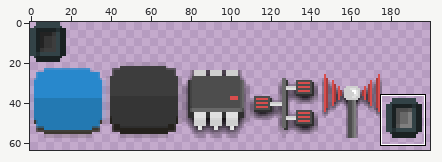
Sprite sheet, stored at android/assets/atlas/uiAtlas.png. The picture above shows the old version from afar; the outline marks the close-up.
Close-up. The starting point:
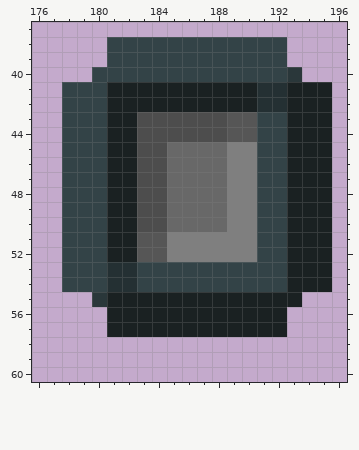
The file is 256x64 pixels. Pixels under 10% opacity are left out. Colours within 5 levels of each other are drawn and written as one. Shown: x 176..196, y 37..60. The wide view leaves out empty margins. The commit also changed other parts of the picture, which this record leaves out.
After:
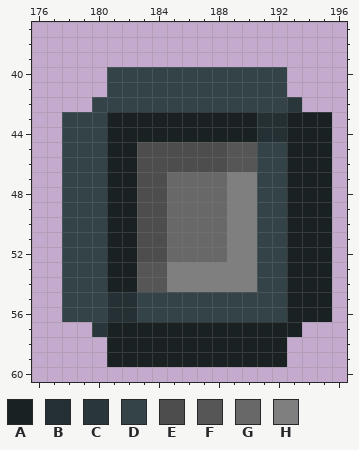
Palette (. is transparent): A #1a2122  B #243033  C #2a373a  D #334347  E #4d4d4d  F #565656  G #686868  H #7f7f7f
From old to new:
y 38..39: x 181..192 DDDDDDDDDDDD -> ............
y 40: x 180 D -> .; x 193 C -> .
y 41: x 178..195 DDDAAAAAAAAAABBAAA -> ...DDDDDDDDDDDD...
y 42: x 178..179 DD -> ..; x 181..195 AAAAAAAAAABBAAA -> DDDDDDDDDDDDC..
y 43..44: x 183..192 EEEEEEFFDD -> AAAAAAAABB
y 45..46: x 185..190 GGGGHH -> EEEEFF
y 51..52: x 183..188 FFHHHH -> EEGGGG
y 53..54: x 181..190 BBDDDDDDDD -> AAFFHHHHHH
y 55: x 178..192 ..CAAAAAAAAAAAA -> DDDBBDDDDDDDDDD; x 194..195 .. -> AA
y 56: x 178..195 ...AAAAAAAAAAAA... -> DDDBBDDDDDDDDDDAAA
y 57: x 180 . -> C; x 193 . -> A
y 58..59: x 181..192 ............ -> AAAAAAAAAAAA
Pixel boxes of the changes (left, top, right, bottom) in both close-ups:
changed: (62, 37, 332, 367)
